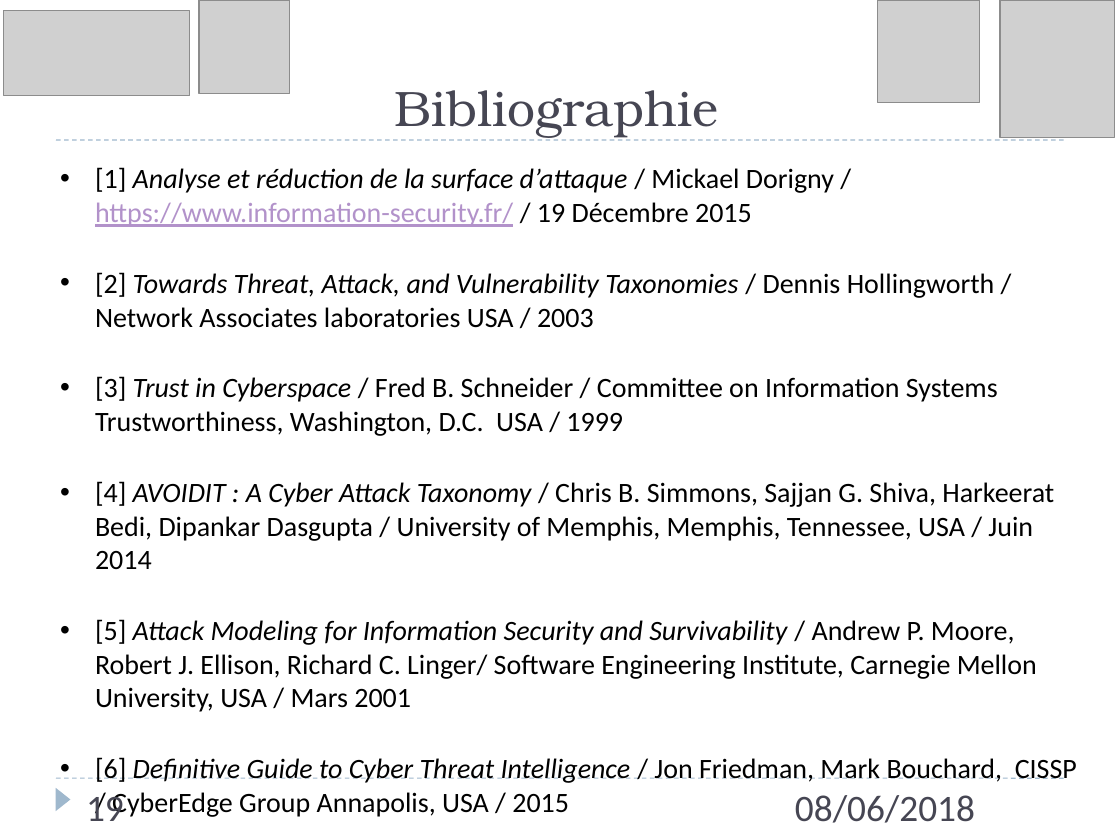
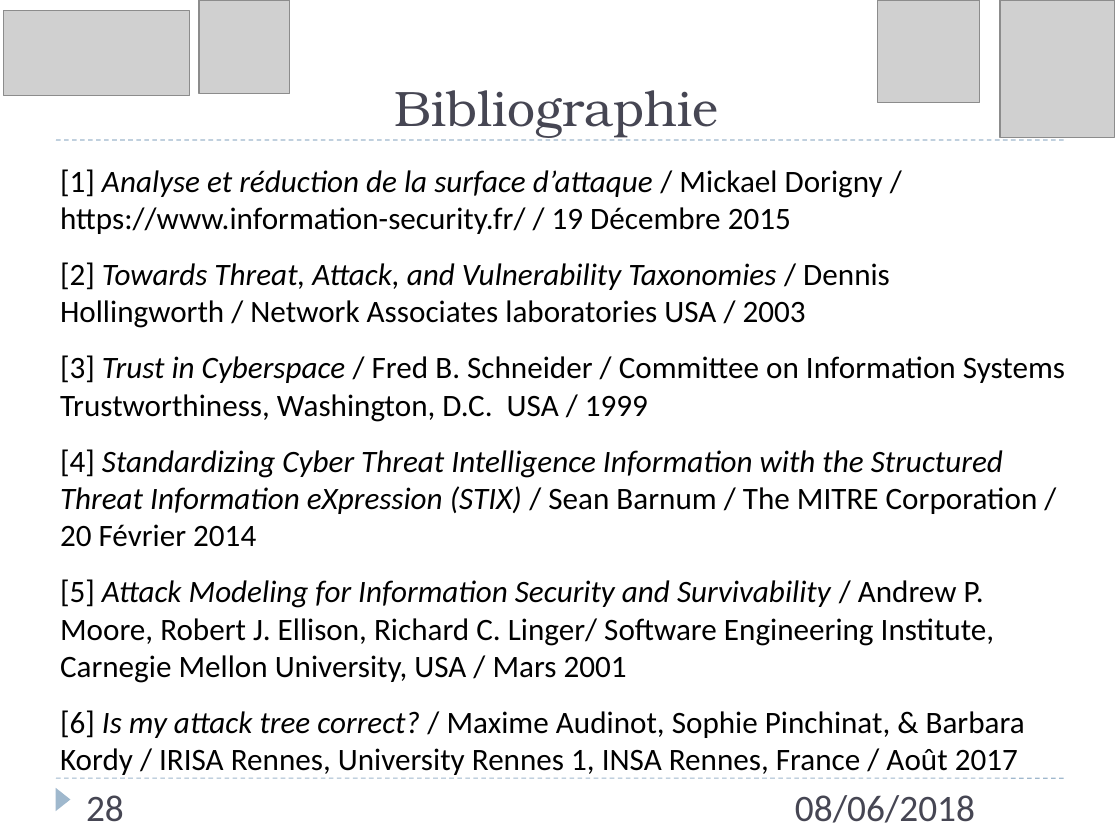
Before and after one commit to Lawyne/ModMenace, a slide deck: slide 28 of Presentation/Presentation Journee-Doctorants 08-06-18.pptx (slide 19 before the commit). Drawn at 1120x840 pixels with LibreOffice and Linux fonts; fonts in the diff are those of the drawing; grey boxes stand for pictures. Boxes give left, top, right and bottom in pixels: in the first picture for what was removed or moved away, otherwise in the second. Text is boxed around its words. In the diff, an @@ line names an element or a change of style, - is before the commit and + after.

```diff
--- a/Presentation/Presentation Journee-Doctorants 08-06-18.pptx
+++ b/Presentation/Presentation Journee-Doctorants 08-06-18.pptx
@@ text at <box>60,169,1065,683</box>: size 18 to 20 pt in "[1] Analyse et réduction de la surface ...", "[2] Towards Threat, Attack, and Vulnerability Taxonomies ...", "[3] Trust in Cyberspace / Fred B. ...", "[5] Attack Modeling for Information Security and ..."; text colour #B292CA to #000000, underline off in "https://www.information-security.fr/"; bullet • to none; less space between paragraphs @@
@@ text at <box>60,449,1038,547</box>: text changed; size 18 to 20 pt; italic on @@
-• [4] AVOIDIT : A Cyber Attack Taxonomy / Chris B. Simmons, Sajjan G. Shiva, Harkeerat Bedi, Dipankar Dasgupta / University of Memphis, Memphis, Tennessee, USA / Juin 2014
+[4] Standardizing Cyber Threat Intelligence Information with the Structured Threat Information eXpression (STIX) / Sean Barnum / The MITRE Corporation / 20 Février 2014
@@ text at <box>60,710,1025,775</box>: text changed; size 18 to 20 pt @@
-• [6] Definitive Guide to Cyber Threat Intelligence / Jon Friedman, Mark Bouchard, CISSP / CyberEdge Group Annapolis, USA / 2015
+[6] Is my attack tree correct? / Maxime Audinot, Sophie Pinchinat, & Barbara Kordy / IRISA Rennes, University Rennes 1, INSA Rennes, France / Août 2017
@@ page number at <box>86,795,124,822</box>: text changed @@
-19
+28
```
Also in this commit, not shown: 15 other slides changed, 12 slides added, 3 slides removed, 12 other files.
